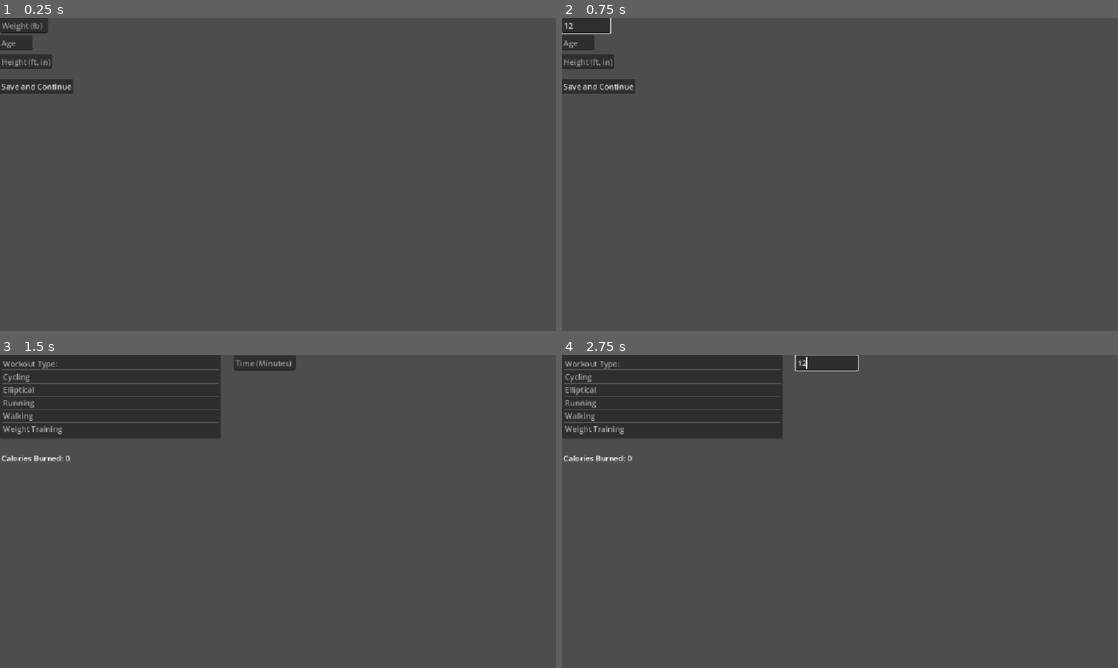
Above: before the commit, frames 1-4 (two rows, left to right).
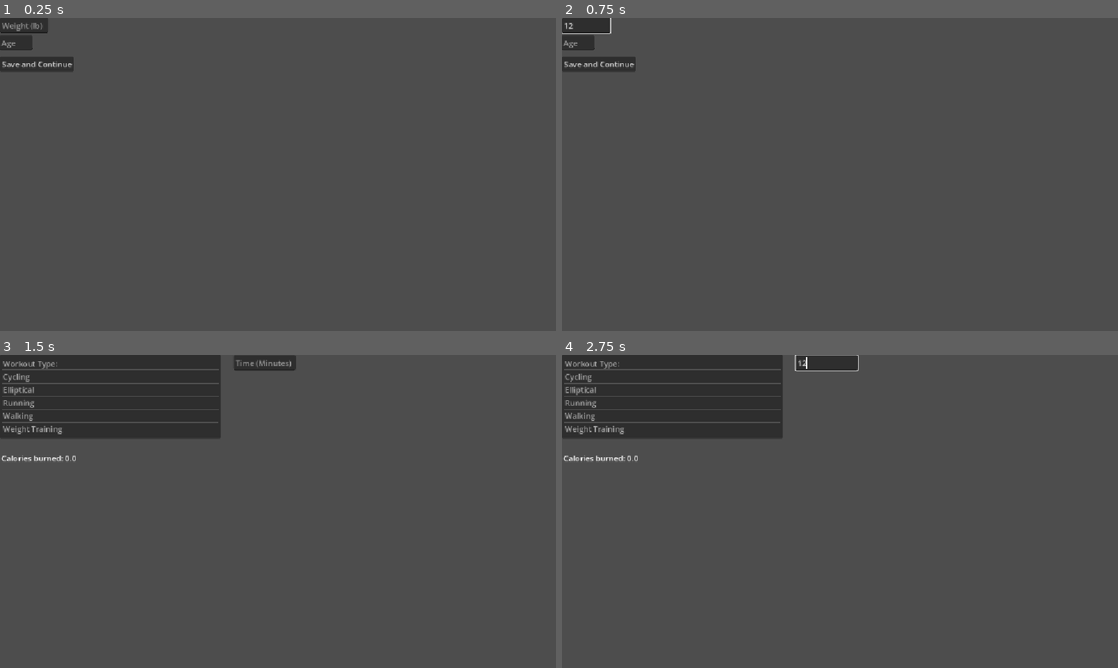
Above: after the commit, the same moments.

Repository: ma43210/HackDecouverte
Game: Godot game, scene res://Scenes/Profile_Manager.tscn
Two runs of this game, one before a commit and one after it. Both use one fixed random seed, a clock stepped at 60 frames per second and the inputs below.
Inputs (mouse positions are in pixels of both pictures, inside the frame that each line leads up to):
- Up to frame 1 (0.25 s): no input
- Up to frame 2 (0.75 s): click (584, 24) at 0.52 s; type "12" at 0.6 s
- Up to frame 3 (1.5 s): click (16, 380) at 0.75 s; type "12" at 0.83 s; click "Save and Continue" at 1.25 s
- Up to frame 4 (2.75 s): click (828, 364) at 2.02 s; type "12" at 2.1 s

The runs differ from the first frame. In frame 1, 0.9% of the frame differs, in the area x 0-14%, y 11-25%; in frame 2, 0.9%; in frame 3, less than 0.1%; in frame 4, less than 0.1%.
Error before the commit: Parse Error: Expected an expression after "=". (res://Scripts/output.gd:11)

Commit message:
lastest

Diff:
--- a/healthy/Scenes/Profile_Manager.tscn
+++ b/healthy/Scenes/Profile_Manager.tscn
@@ -18,22 +18,13 @@
 offset_bottom = 67.0
 placeholder_text = "Age"
 
-[node name="Height" type="LineEdit" parent="." unique_id=100432617]
-offset_left = -1.0
-offset_top = 75.0
-offset_right = 108.0
-offset_bottom = 106.0
-placeholder_text = "Height (ft, in)"
-
 [node name="Continue" type="Button" parent="." unique_id=1922958034]
-offset_left = -1.0
-offset_top = 126.0
-offset_right = 152.0
-offset_bottom = 157.0
+offset_top = 80.0
+offset_right = 153.0
+offset_bottom = 111.0
 text = "Save and Continue"
 script = ExtResource("2_yili2")
 
 [connection signal="text_submitted" from="Weight" to="." method="_on_weight_text_submitted"]
 [connection signal="text_submitted" from="Age" to="." method="_on_age_text_submitted"]
-[connection signal="text_submitted" from="Height" to="." method="_on_height_text_submitted"]
 [connection signal="pressed" from="Continue" to="Continue" method="_on_pressed"]
--- a/healthy/Scripts/Calculator.gd
+++ b/healthy/Scripts/Calculator.gd
@@ -13,4 +13,4 @@
 
 
 func _on_line_edit_text_submitted(new_text: String) -> void:
-	FitnessManager.time = new_text
+	FitnessManager.time = int(new_text)
--- a/healthy/Scripts/fitness_manager.gd
+++ b/healthy/Scripts/fitness_manager.gd
@@ -1,5 +1,5 @@
 extends Node
-var MET = 0
+var level = 0
 var height = 0
 var weight = 0
 var age = 0
@@ -11,5 +11,5 @@
 
 
 # Called every frame. 'delta' is the elapsed time since the previous frame.
-func _process(delta: float) -> void:
+func _process(_delta: float) -> void:
 	pass
--- a/healthy/Scripts/output.gd
+++ b/healthy/Scripts/output.gd
@@ -8,4 +8,4 @@
 
 # Called every frame. 'delta' is the elapsed time since the previous frame.
 func _process(delta: float) -> void:
-	text =
+	text = "Calories burned: " + str((FitnessManager.level * 3.5 * FitnessManager.weight) / 200 * FitnessManager.time)
--- a/healthy/Scripts/profile_manager.gd
+++ b/healthy/Scripts/profile_manager.gd
@@ -23,8 +23,3 @@
 
 func _on_age_text_submitted(new_text: String) -> void:
 	FitnessManager.age = int(new_text)
-
-
-
-func _on_height_text_submitted(new_text: String) -> void:
-	FitnessManager.height = int(new_text)
